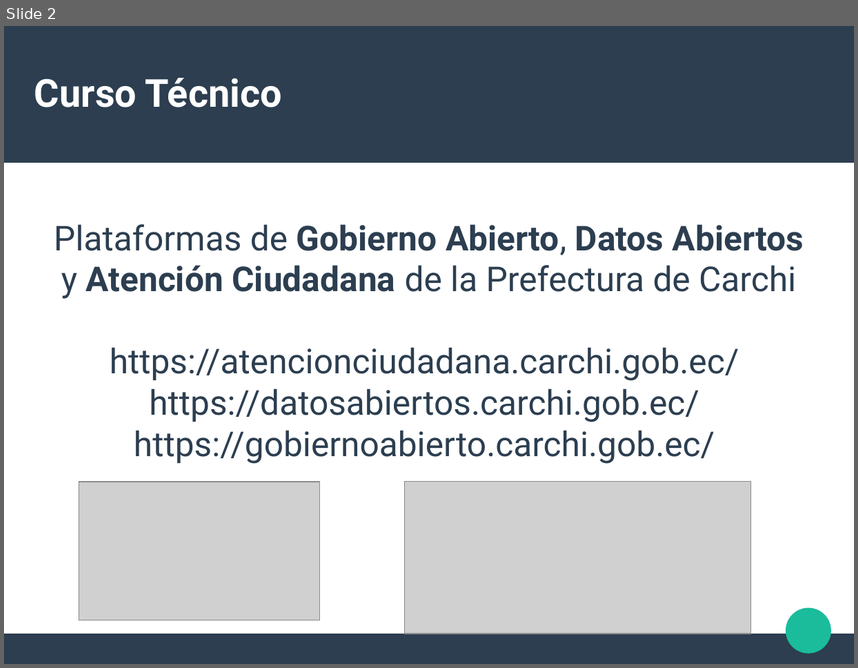
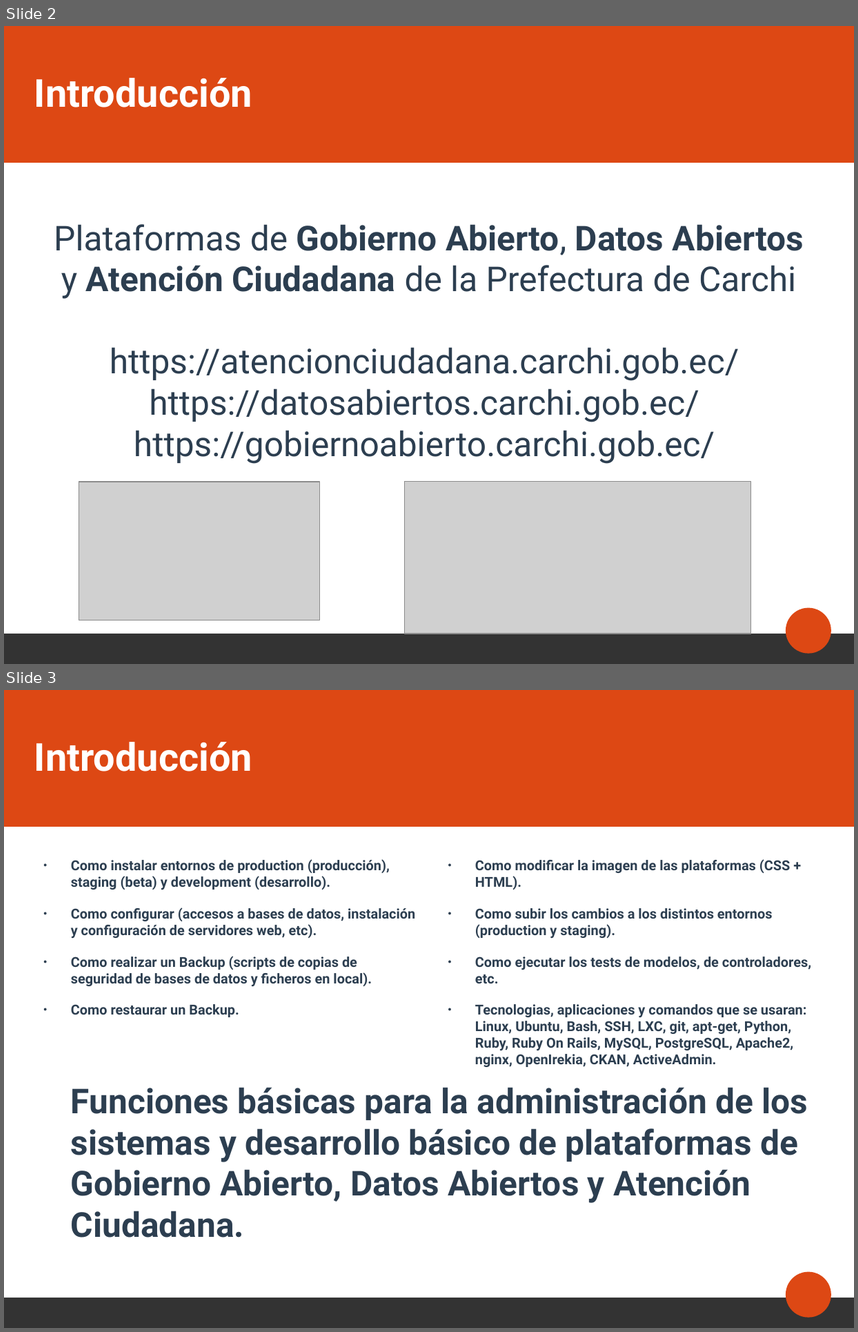
Before and after one commit to alabs/carchi_deploy, a slide deck: 9.Presentacion/presentacion.odp. Shown one above the other, each under a label of ours: slide 2 before the commit, slides 2 and 3 after it. The pictures are 858x668 and 858x1332 pixels, drawn with LibreOffice and Linux fonts; fonts in the diff are those of the drawing; grey boxes stand for pictures. Boxes give left, top, right and bottom in pixels: in the first picture for what was removed or moved away, otherwise in the second. Text is boxed around its words. In the diff, an @@ line names an element or a change of style, - is before the commit and + after.

```diff
--- a/9.Presentacion/presentacion.odp
+++ b/9.Presentacion/presentacion.odp
@@ slide 3 added at [4, 690, 854, 1328], background #FFFFFF; not listed: 3 template elements that a slide beside it also shows @@
@@ title added at [34, 742, 252, 771], 36 pt, text #FFFFFF, bold @@
+Introducción
@@ text added at [71, 859, 415, 1017], 12.8 pt, text #2C3E50, bold @@
+● Como instalar entornos de production (producción), staging (beta) y development (desarrollo).
+● Como configurar (accesos a bases de datos, instalación y configuración de servidores web, etc).
+● Como realizar un Backup (scripts de copias de seguridad de bases de datos y ficheros en local).
+● Como restaurar un Backup.
@@ text added at [475, 859, 811, 1067], 12.8 pt, text #2C3E50, bold @@
+● Como modificar la imagen de las plataformas (CSS + HTML).
+● Como subir los cambios a los distintos entornos (production y staging).
+● Como ejecutar los tests de modelos, de controladores, etc.
+● Tecnologias, aplicaciones y comandos que se usaran: Linux, Ubuntu, Bash, SSH, LXC, git, apt-get, Python, Ruby, Ruby On Rails, MySQL, PostgreSQL, Apache2, nginx, OpenIrekia, CKAN, ActiveAdmin.
@@ text added at [71, 1087, 808, 1237], 32 pt, text #2C3E50, bold @@
+Funciones básicas para la administración de los sistemas y desarrollo básico de plataformas de Gobierno Abierto, Datos Abiertos y Atención Ciudadana.
@@ slide 2 changed as well @@
@@ rectangle at [4, 26, 854, 163]: fill #2C3E50 to #DD4814 @@
@@ title at [34, 78, 252, 107]: text changed @@
-Curso Técnico
+Introducción
@@ ellipse at [786, 608, 832, 653]: fill #1ABC9C to #DD4814 @@
@@ rectangle at [4, 633, 854, 663]: fill #2C3E50 to #333333 @@
```
Also in this commit, not shown: 33 other slides changed, 1 other slide added, 2 slides removed, 10 other files.
